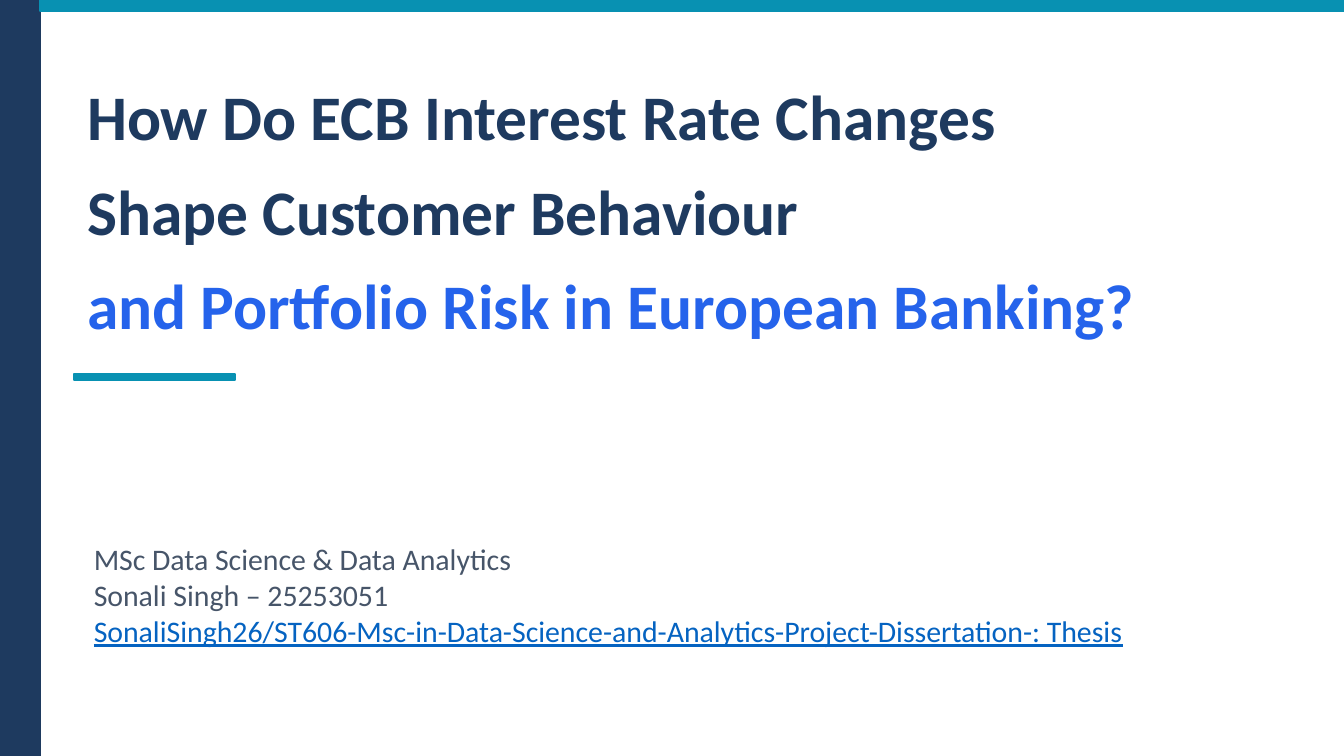
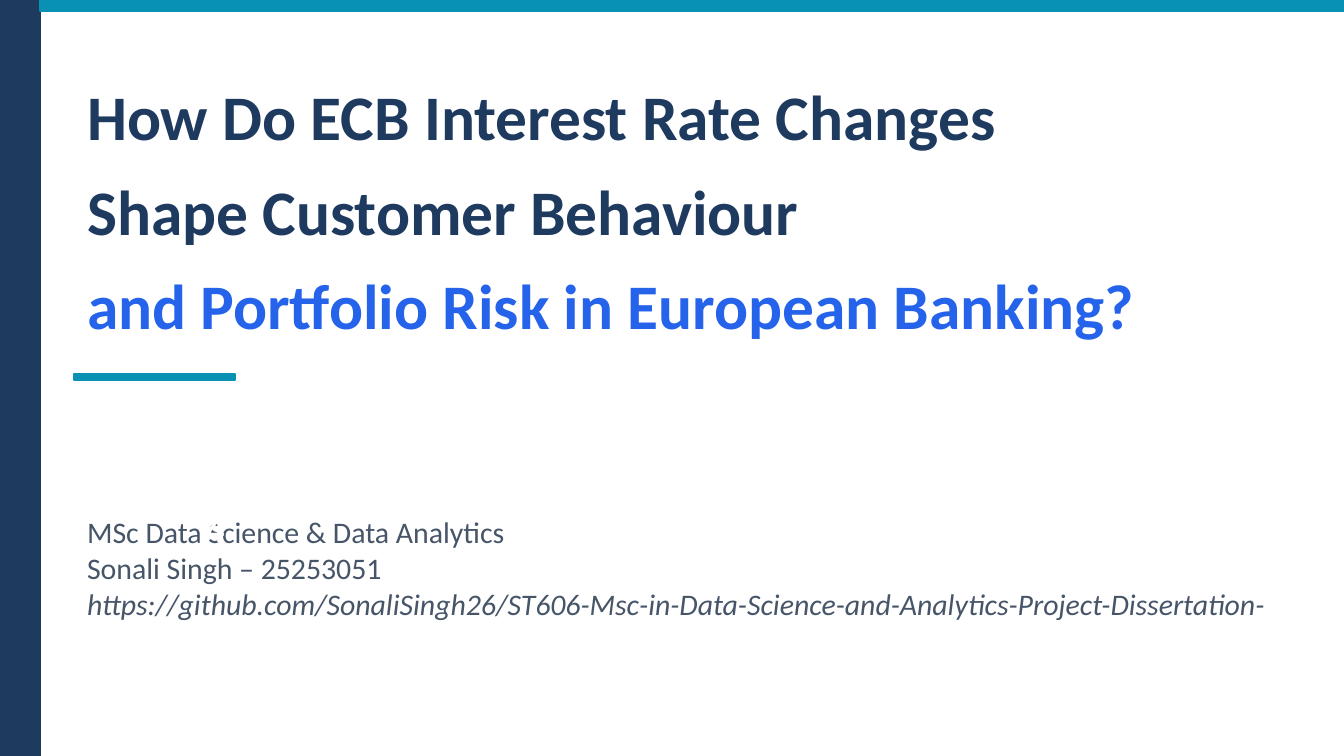
Before and after one commit to SonaliSingh26/ST606-Msc-in-Data-Science-and-Analytics-Project-Dissertation-, a slide deck: slide 1 of Thesis_Presentation_SonaliSingh.pptx. Drawn at 1344x756 pixels with LibreOffice and Linux fonts; fonts in the diff are those of the drawing. Boxes give left, top, right and bottom in pixels: in the first picture for what was removed or moved away, otherwise in the second. Text is boxed around its words. In the diff, an @@ line names an element or a change of style, - is before the commit and + after.

```diff
--- a/Thesis_Presentation_SonaliSingh.pptx
+++ b/Thesis_Presentation_SonaliSingh.pptx
@@ text at box(87, 522, 1264, 620): text changed; text colour #0563C1 to #475569; italic on @@
-MSc Data Science & Data Analytics
-Sonali Singh – 25253051
-SonaliSingh26/ST606-Msc-in-Data-Science-and-Analytics-Project-Dissertation-: Thesis
+MSc Data Science & Data Analytics
+Sonali Singh – 25253051
+https://github.com/SonaliSingh26/ST606-Msc-in-Data-Science-and-Analytics-Project-Dissertation-
```
